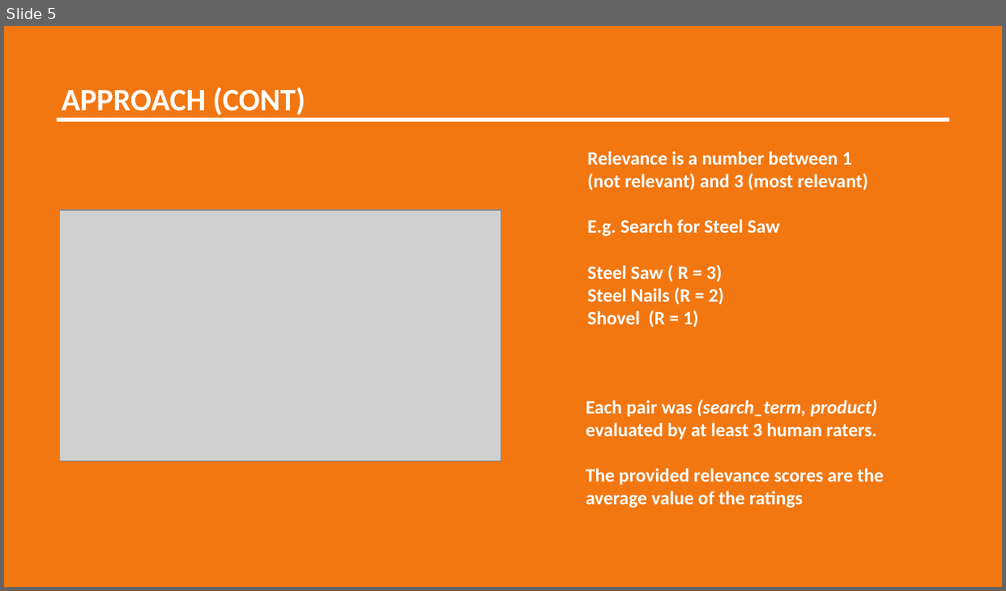
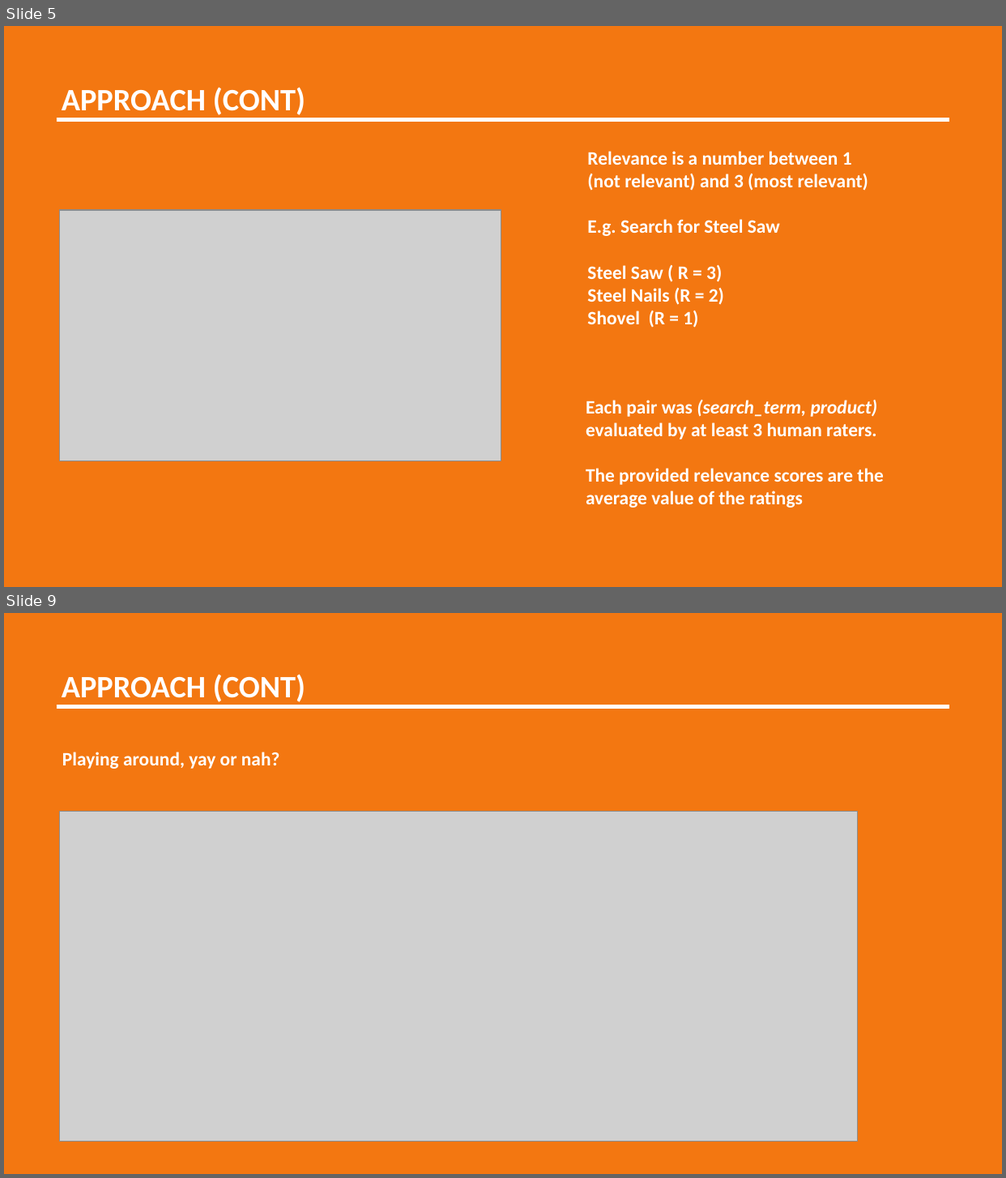
Before and after one commit to misrab/homework, a slide deck: BrandonWong/Project/Presentation.pptx. Shown one above the other, each under a label of ours: slide 5 before the commit, slides 5 and 9 after it; the slides between them are not shown. The pictures are 1006x591 and 1006x1178 pixels, drawn with LibreOffice and Linux fonts; fonts in the diff are those of the drawing; grey boxes stand for pictures. Boxes give left, top, right and bottom in pixels: in the first picture for what was removed or moved away, otherwise in the second. Text is boxed around its words. In the diff, an @@ line names an element or a change of style, - is before the commit and + after.

```diff
--- a/BrandonWong/Project/Presentation.pptx
+++ b/BrandonWong/Project/Presentation.pptx
@@ slide 9 added at (x1=4, y1=613, x2=1002, y2=1174), background #FFFFFF @@
@@ rectangle added at (x1=4, y1=613, x2=1002, y2=1174), fill #F37711 @@
@@ text added at (x1=62, y1=674, x2=305, y2=705), 23 pt, text #FFFFFF, bold @@
+APPROACH (CONT)
@@ line added from (57, 707) to (949, 707), #FFFFFF 3 pt @@
@@ text added at (x1=62, y1=752, x2=280, y2=769), 14 pt, text #FFFFFF, bold @@
+Playing around, yay or nah?
@@ picture added at (x1=60, y1=811, x2=858, y2=1141) @@
```
Also in this commit, not shown: 1 slide changed, 5 other slides added, 1 slide removed, 5 other files.
